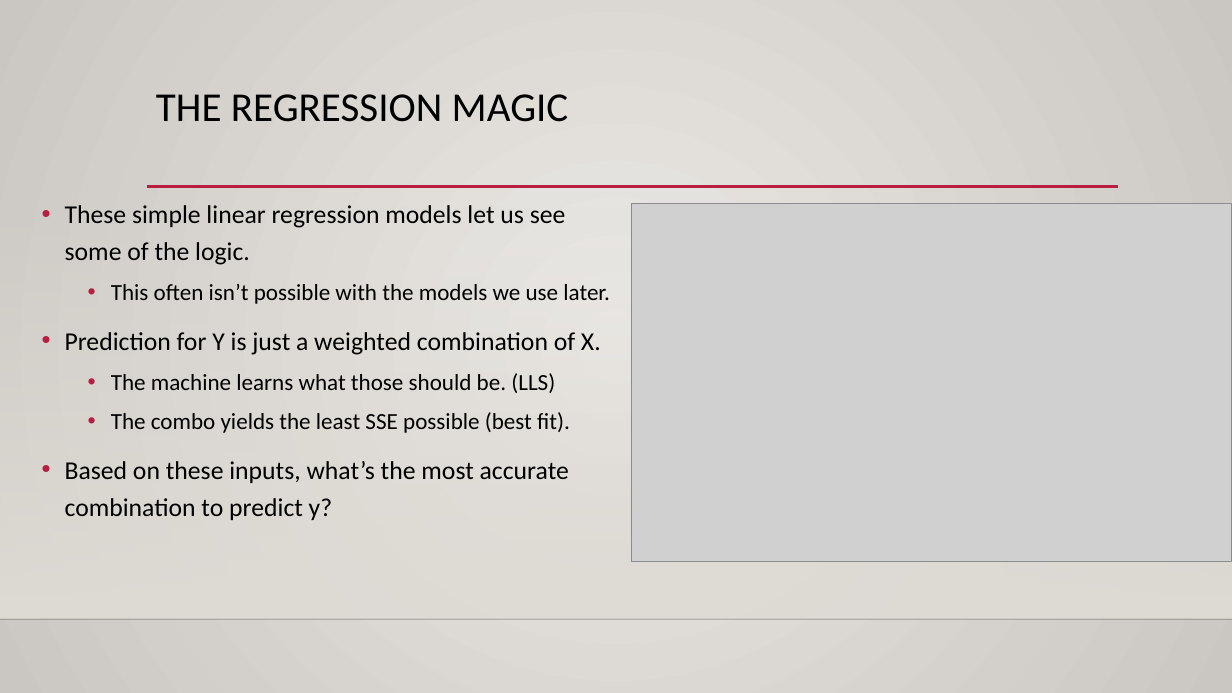
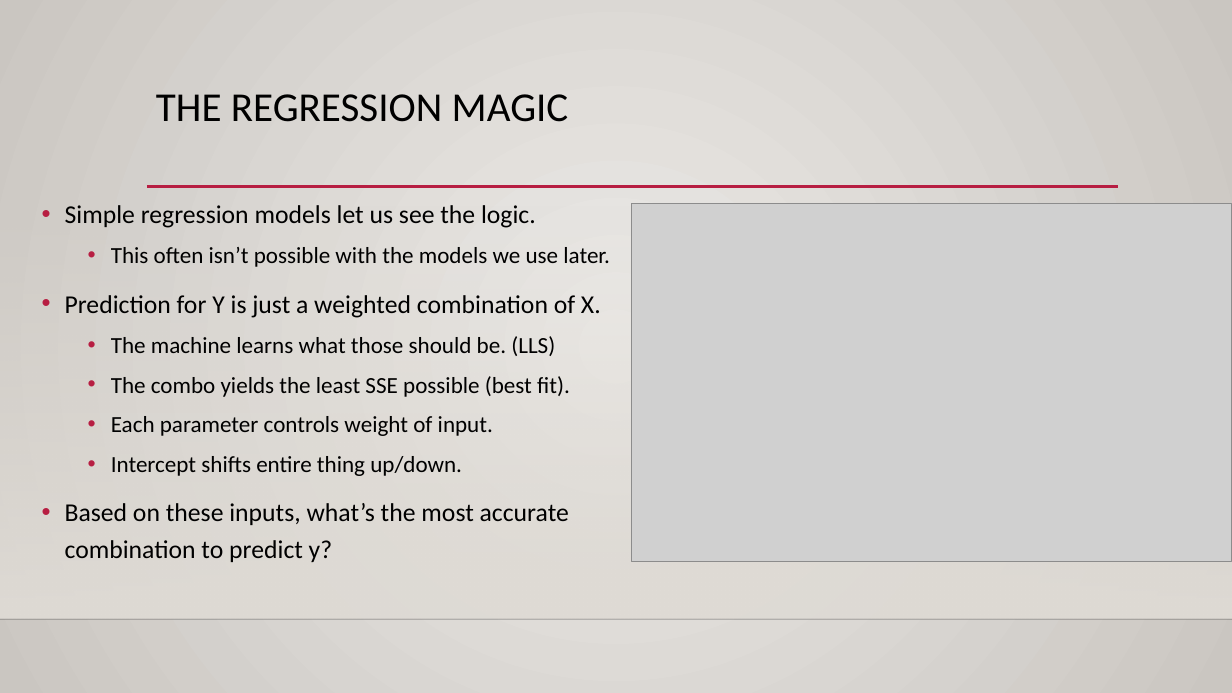
Before and after one commit to AkeemSemperDataScience/Basic_Stats_in_Python_Student_Repository, a slide deck: slide 20 of reference_material/slides/021_r_squared.pptx (slide 16 before the commit). Drawn at 1232x693 pixels with LibreOffice and Linux fonts; fonts in the diff are those of the drawing; grey boxes stand for pictures; background and template pictures are left out. Boxes give left, top, right and bottom in pixels: in the first picture for what was removed or moved away, otherwise in the second. Text is boxed around its words. In the diff, an @@ line names an element or a change of style, - is before the commit and + after.

```diff
--- a/reference_material/slides/021_r_squared.pptx
+++ b/reference_material/slides/021_r_squared.pptx
@@ text at bbox=[65, 205, 536, 228]: text changed @@
-• These simple linear regression models let us see some of the logic.
+• Simple regression models let us see the logic.
@@ text at bbox=[111, 416, 493, 476]: paragraphs added @@
+  • Each parameter controls weight of input.
+  • Intercept shifts entire thing up/down.
```
Also in this commit, not shown: 7 other slides changed, 6 slides added, 5 other files.
